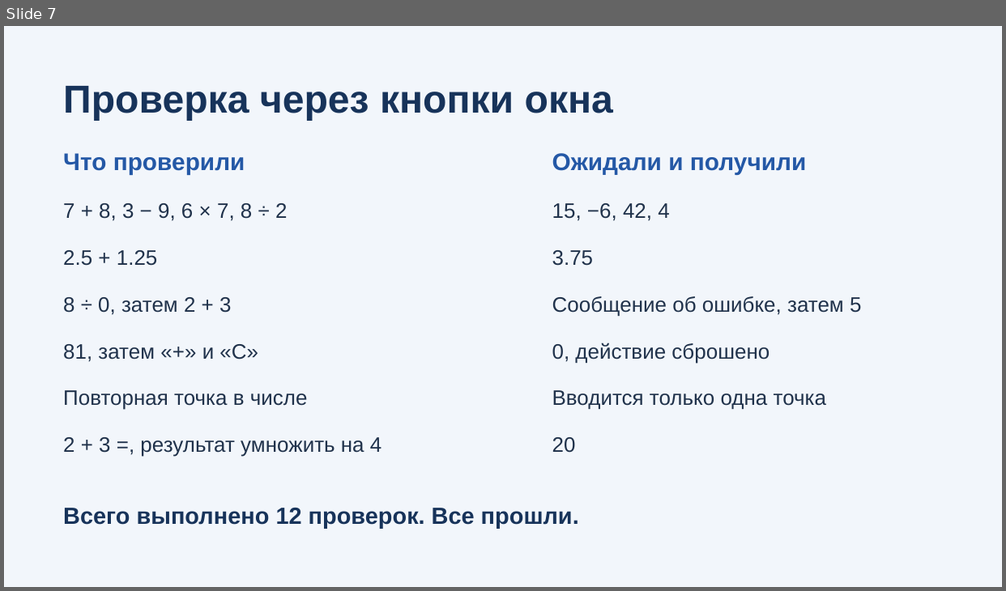
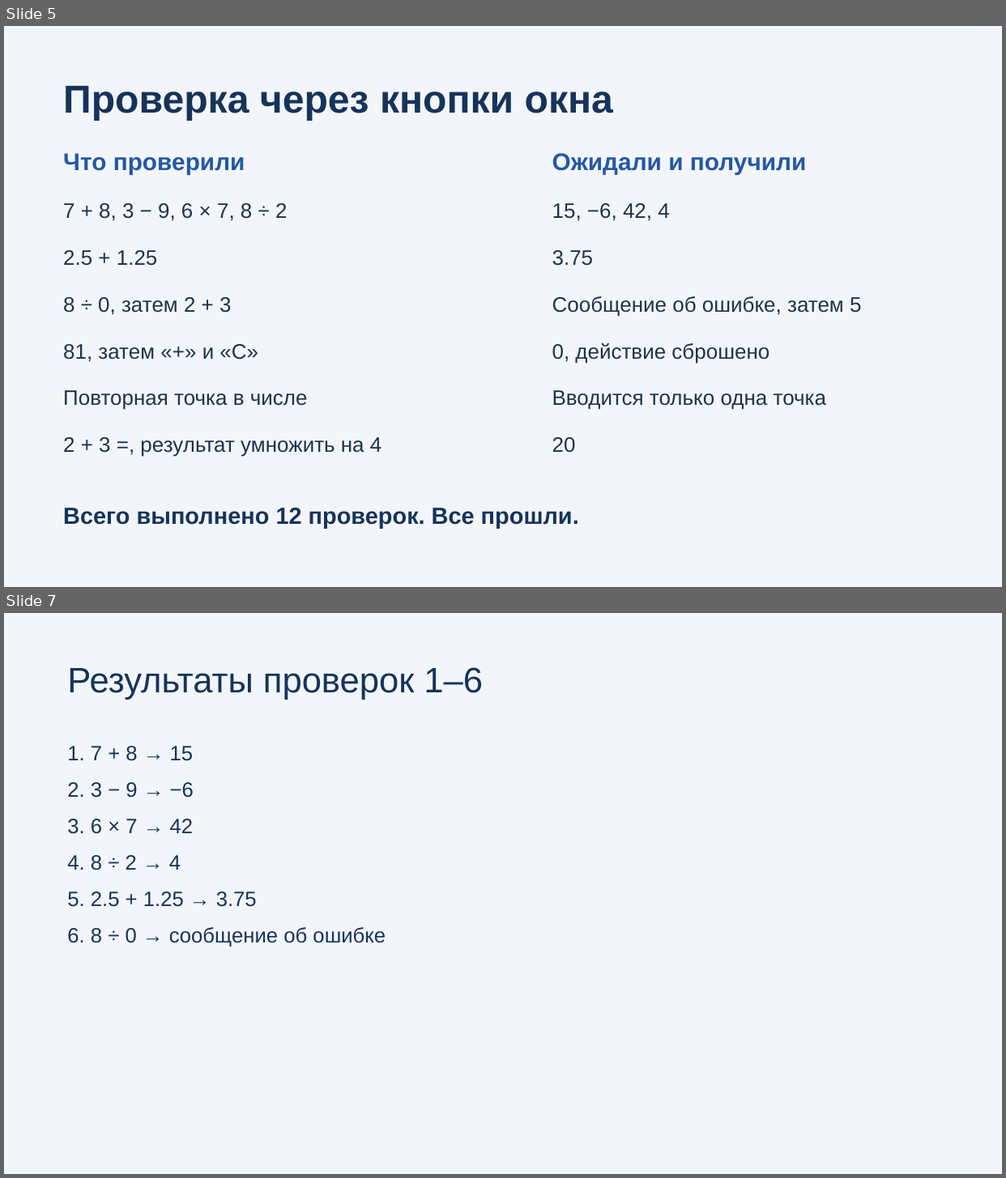
Before and after one commit to ArtikM1106/python-calculator-project, a slide deck: calculator.pptx. Shown one above the other, each under a label of ours: slide 7 before the commit, slides 5 and 7 after it; the slides between them are not shown. The pictures are 1006x591 and 1006x1178 pixels, drawn with LibreOffice and Linux fonts; fonts in the diff are those of the drawing. Boxes give left, top, right and bottom in pixels: in the first picture for what was removed or moved away, otherwise in the second. Text is boxed around its words. In the diff, an @@ line names an element or a change of style, - is before the commit and + after.

```diff
--- a/calculator.pptx
+++ b/calculator.pptx
@@ slide 7 added at bbox=[4, 613, 1002, 1174], background #F2F6FB @@
@@ text added at bbox=[67, 667, 483, 700], 34 pt, text #17335A @@
+Результаты проверок 1–6
@@ text added at bbox=[67, 746, 386, 947], 20 pt, text #17335A @@
+1. 7 + 8 → 15
+2. 3 − 9 → −6
+3. 6 × 7 → 42
+4. 8 ÷ 2 → 4
+5. 2.5 + 1.25 → 3.75
+6. 8 ÷ 0 → сообщение об ошибке
@@ what was slide 7 is now slide 5 @@
```
Also in this commit, not shown: 4 other slides added, 3 slides removed, 1 other file.
